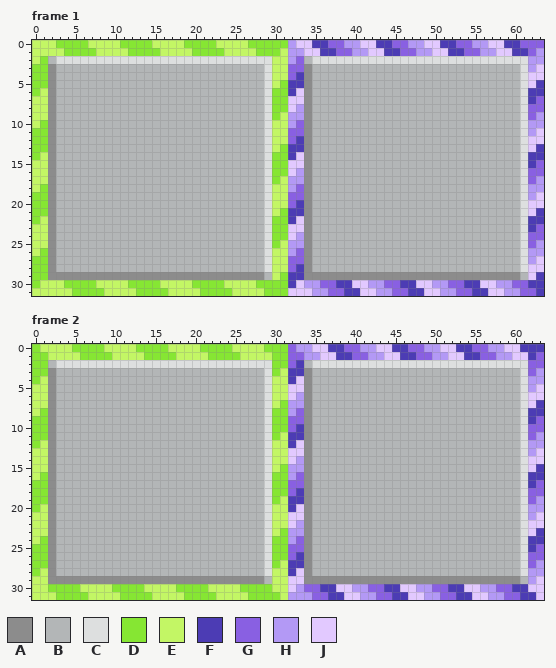
One commit to this pixel-art file: tileset-src/tileset-lexy-toggle-walls.aseprite. Above, as it was before the edit.
64x32 pixels, 4 frames. Shown: frame 1, frame 2. The commit also changed other frames, which this record leaves out.
Palette (. is transparent): A #8c8c8c  B #b3b6b7  C #dddfdf  D #86e633  E #c3f665  F #4c3cb4  G #8960e2  H #b399f5  J #e2c9ff
The same view after the edit:
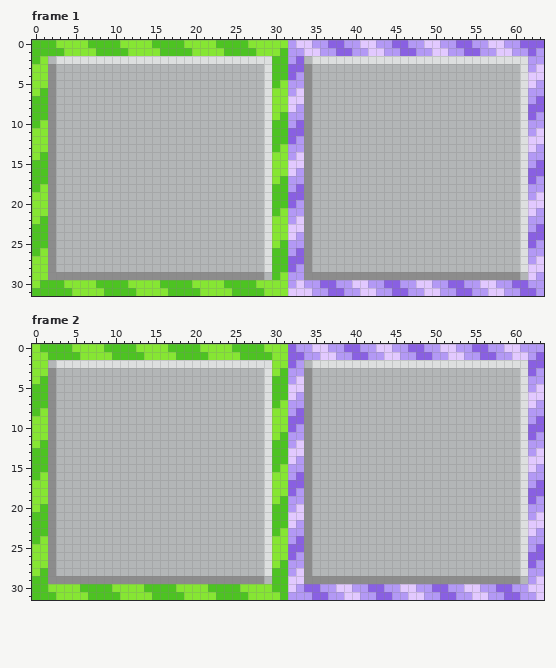
Changes in this commit:
colour E: #c3f665 -> #4dc322
Frame 1, layer "Layer 2":
y 0: x 35..36 FF -> HH; x 43..44 FF -> HH; x 51..52 FF -> HH; x 59..60 FF -> HH
y 1: x 36..37 FF -> HH; x 44..45 FF -> HH; x 52..53 FF -> HH; x 60..61 FF -> HH
y 4: x 33 F -> H
y 5: x 32..33 FF -> HH; x 63 F -> H
y 6: x 32 F -> H; x 62..63 FF -> HH
y 7: x 62 F -> H
y 12: x 33 F -> H
y 13: x 32..33 FF -> HH; x 63 F -> H
y 14: x 32 F -> H; x 62..63 FF -> HH
y 15: x 62 F -> H
y 20: x 33 F -> H
y 21: x 32..33 FF -> HH; x 63 F -> H
y 22: x 32 F -> H; x 62..63 FF -> HH
y 23: x 62 F -> H
y 28: x 33 F -> H
y 29: x 32..33 FF -> HH; x 63 F -> H
y 30: x 32 F -> H; x 38..39 FF -> HH; x 46..47 FF -> HH; x 54..55 FF -> HH; x 62..63 FF -> HH
y 31: x 39..40 FF -> HH; x 47..48 FF -> HH; x 55..56 FF -> HH; x 63 F -> H
Frame 2, layer "Layer 2":
y 0: x 37..38 FF -> HH; x 45..46 FF -> HH; x 53..54 FF -> HH; x 61..63 FFF -> HHH
y 1: x 38..39 FF -> HH; x 46..47 FF -> HH; x 54..55 FF -> HH; x 62 F -> H
y 2: x 33 F -> H
y 3: x 32..33 FF -> HH
y 4: x 32 F -> H
y 7: x 63 F -> H
y 8: x 62..63 FF -> HH
y 9: x 62 F -> H
y 10: x 33 F -> H
y 11: x 32..33 FF -> HH
y 12: x 32 F -> H
y 15: x 63 F -> H
y 16: x 62..63 FF -> HH
y 17: x 62 F -> H
y 18: x 33 F -> H
y 19: x 32..33 FF -> HH
y 20: x 32 F -> H
y 23: x 63 F -> H
y 24: x 62..63 FF -> HH
y 25: x 62 F -> H
y 26: x 33 F -> H
y 27: x 32..33 FF -> HH
y 28: x 32 F -> H
y 30: x 36..37 FF -> HH; x 44..45 FF -> HH; x 52..53 FF -> HH; x 60..61 FF -> HH
y 31: x 37..38 FF -> HH; x 45..46 FF -> HH; x 53..54 FF -> HH; x 61..62 FF -> HH
